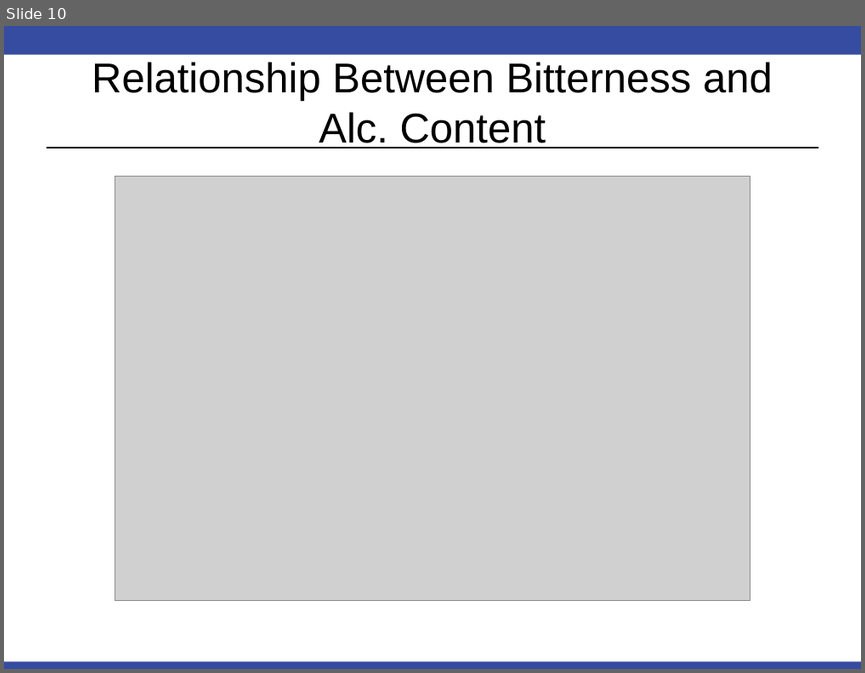
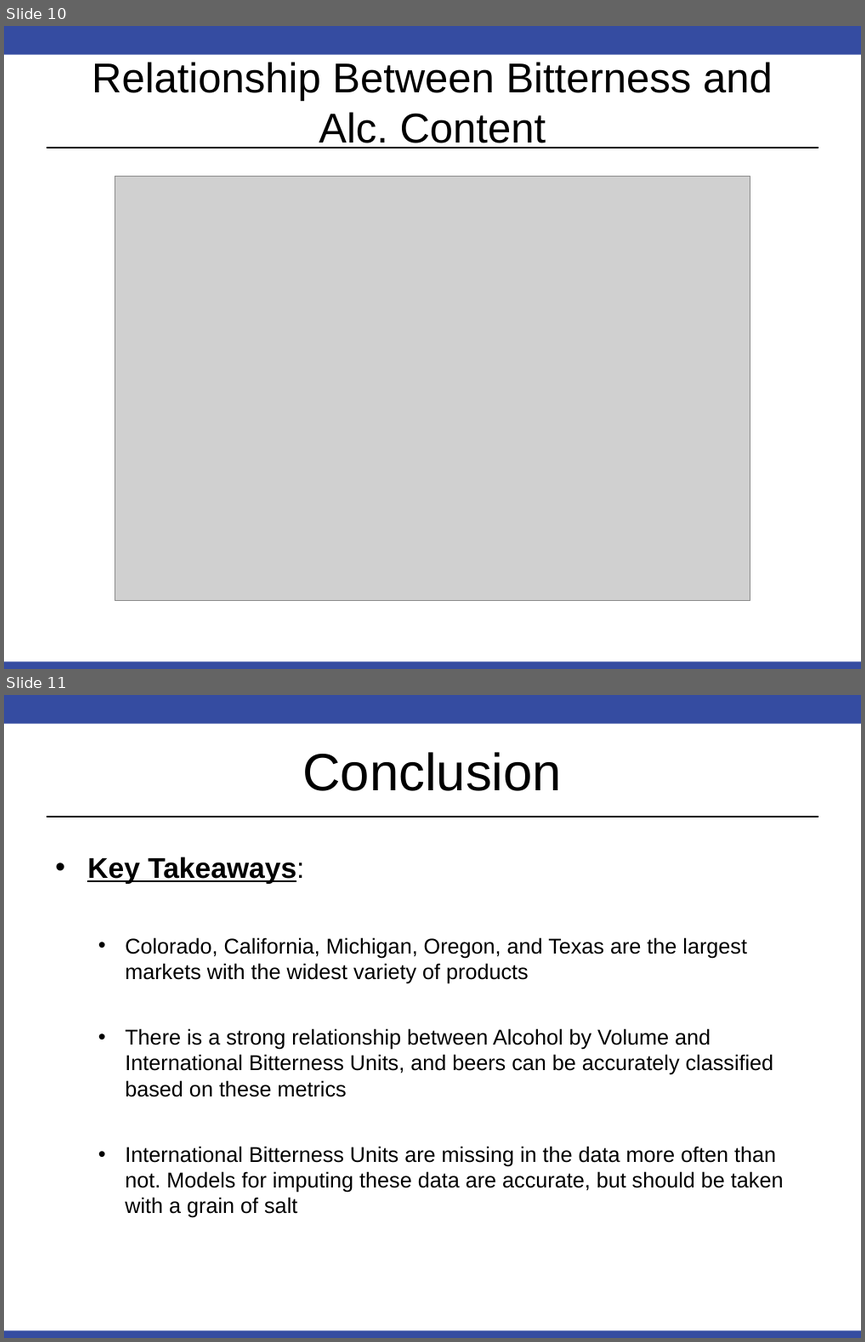
Before and after one commit to olmosjorge28/MDS_6306_CASE_STUDY_1, a slide deck: Project_1_Presentation.pptx. Shown one above the other, each under a label of ours: slide 10 before the commit, slides 10 and 11 after it. The pictures are 865x673 and 865x1342 pixels, drawn with LibreOffice and Linux fonts; fonts in the diff are those of the drawing; grey boxes stand for pictures. Boxes give left, top, right and bottom in pixels: in the first picture for what was removed or moved away, otherwise in the second. Text is boxed around its words. In the diff, an @@ line names an element or a change of style, - is before the commit and + after.

```diff
--- a/Project_1_Presentation.pptx
+++ b/Project_1_Presentation.pptx
@@ slide 11 added at (4,695,861,1338), background #FFFFFF; not listed: 3 template elements that a slide beside it also shows @@
@@ title added at (302,752,562,791), 44 pt, text #000000 @@
+Conclusion
@@ text added at (87,857,783,1218), 18 pt, text #000000 @@
+• Key Takeaways:
+  • Colorado, California, Michigan, Oregon, and Texas are the largest markets with the widest variety of products
+  • There is a strong relationship between Alcohol by Volume and International Bitterness Units, and beers can be accurately classified based on these metrics
+  • International Bitterness Units are missing in the data more often than not. Models for imputing these data are accurate, but should be taken with a grain of salt
```
Also in this commit, not shown: 3 other slides added, 3 slides removed.
